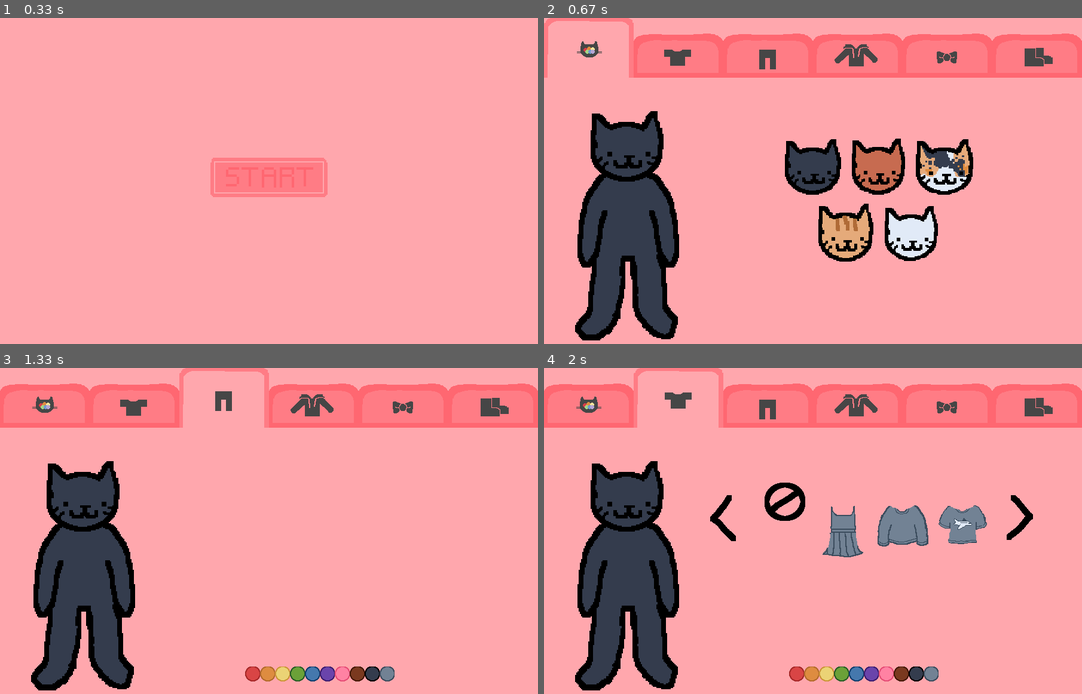
Above: before the commit, frames 1-4 (two rows, left to right).
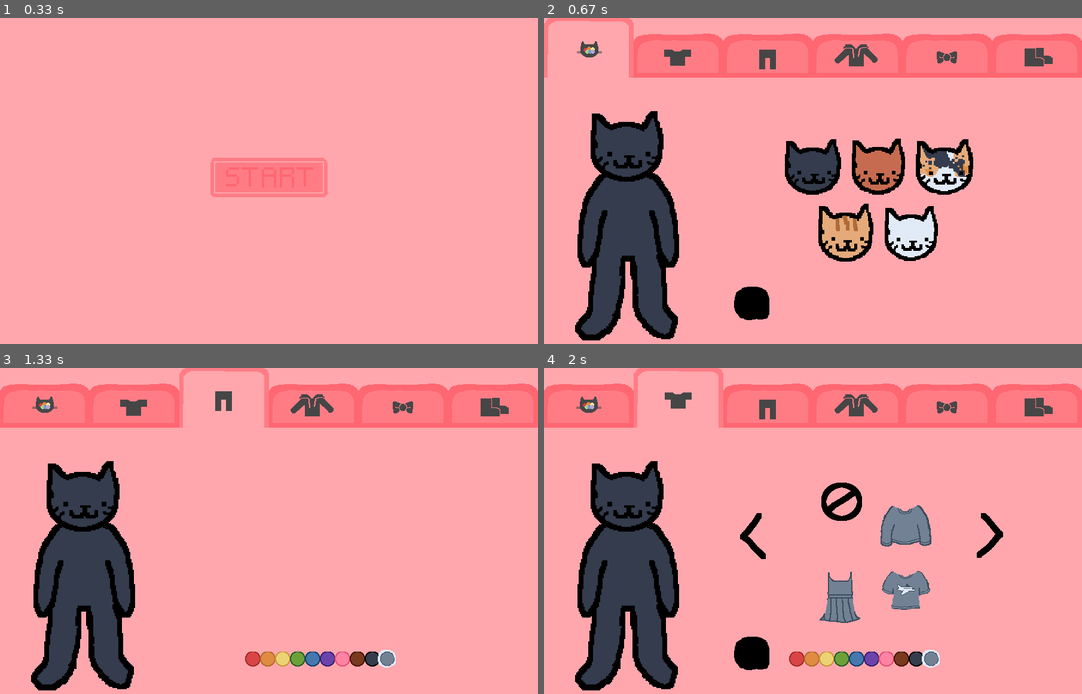
Above: after the commit, the same moments.

Repository: reddwryly/catDressUpPygame
Game: pygame game, started from main.py
The game is run twice, just before and just after one commit, with the same random seed, the same clock (stepped at 60 frames per second) and the same inputs.
Inputs (mouse positions are in pixels of both pictures, inside the frame that each line leads up to):
- Up to frame 1 (0.33 s): no input
- Up to frame 2 (0.67 s): click (813, 197) at 0.38 s
- Up to frame 3 (1.33 s): click (134, 397) at 0.72 s; click (225, 397) at 1.05 s
- Up to frame 4 (2 s): click (673, 413) at 1.38 s; click (753, 654) at 1.72 s

Frame 1 is identical in both runs. In frame 2, 0.6% of the frame differs, in the area x 35-42%, y 82-93%; in frame 3, 2.2%; in frame 4, 7.7%, in the area x 30-91%, y 35-97%.

Commit message:
SingleShuffleWorksAsIntended

Diff:
--- a/main.py
+++ b/main.py
@@ -64,6 +64,10 @@
 characterGreen = pygame.image.load(r'asset/character/0.png')
 characterPurple = pygame.image.load(r'asset/character/1.png')
 characterRed = pygame.image.load(r'asset/character/2.png')
+
+Shuffle = pygame.image.load(r'asset\button\select.png')
+
+colorSelected = pygame.image.load(r'asset\button\colorSelected.png')
 
 class Button:
     def __init__(self, x, y, image):
@@ -102,19 +106,19 @@
 ShoesTabSelectedB = Button(750,0, ShoesTabSelected)
 ShoesTabUnselectedB = Button(750,0, ShoesTabUnselected)
 
-leftArrowB =  Button(250,200, leftArrow)
-rightArrowB = Button(750,200, rightArrow)
-
-redSelectB = Button(410,500, redSelect)
-orangeSelectB = Button(435,500, orangeSelect)
-yellowSelectB = Button(460,500, yellowSelect)
-greenSelectB = Button(485,500, greenSelect)
-blueSelectB = Button(510,500, blueSelect)
-purpleSelectB = Button(535,500, purpleSelect)
-pinkSelectB = Button(560,500, pinkSelect)
-brownSelectB= Button(585,500, brownSelect)
-blackSelectB = Button(610,500, blackSelect)
-graySelectB = Button(635,500, graySelect)
+leftArrowB =  Button(300,230, leftArrow)
+rightArrowB = Button(700,230, rightArrow)
+
+redSelectB = Button(410,475, redSelect)
+orangeSelectB = Button(435,475, orangeSelect)
+yellowSelectB = Button(460,475, yellowSelect)
+greenSelectB = Button(485,475, greenSelect)
+blueSelectB = Button(510,475, blueSelect)
+purpleSelectB = Button(535,475, purpleSelect)
+pinkSelectB = Button(560,475, pinkSelect)
+brownSelectB= Button(585,475, brownSelect)
+blackSelectB = Button(610,475, blackSelect)
+graySelectB = Button(635,475, graySelect)
 
 blackCatSelectB = Button(400,200, blackCatSelect)
 brownCatSelectB = Button(510,200, brownCatSelect)
@@ -122,6 +126,8 @@
 orangeCatSelectB = Button(455,310, orangeCatSelect)
 whiteCatSelectB = Button(565,310, whiteCatSelect)
 
+ShuffleB = Button(300,430, Shuffle)
+
 class Start:
     def __init__(self, display, gameStateManager):
         self.display = display
@@ -145,12 +151,53 @@
     def draw(self):
         self.display.blit((pygame.transform.scale_by(self.gameStateManager.getShirtDraw(), 2)), (40, 150))
 
+class drawColorSelect:
+    def __init__(self, display, color, x):
+        self.display = display
+        self.color = color
+        self.x = x
+    def colorSelect(self):
+        if redSelectB.draw():
+            self.color = 0
+            self.x = 407
+        if orangeSelectB.draw():
+            self.color = 1
+            self.x = 432
+        if yellowSelectB.draw():
+            self.color = 2
+            self.x = 457
+        if greenSelectB.draw():
+            self.color = 3
+            self.x = 482
+        if blueSelectB.draw():
+            self.color = 4
+            self.x = 507
+        if purpleSelectB.draw():
+            self.color = 5
+            self.x = 532
+        if pinkSelectB.draw():
+            self.color = 6
+            self.x = 557
+        if brownSelectB.draw():
+            self.color = 7
+            self.x = 582
+        if blackSelectB.draw():
+            self.color = 8
+            self.x = 607
+        if graySelectB.draw():
+            self.color = 9
+            self.x = 632
+        self.display.blit(colorSelected, (self.x,472))
+
 class Color(drawCharacter):
-    def __init__(self, display, gameStateManager, characterDraw):
+    def __init__(self, display, gameStateManager, characterDraw, furcolor, furindex):
         super().__init__(display, characterDraw)
         self.gameStateManager = gameStateManager
         characterDraw = gameStateManager.getCharacterDraw()
-    def run(self):
+        self.furcolor = furcolor
+        self.furcolor = ['black', 'brown', 'calico', 'orange', 'white']
+        self.furindex = furindex
+    def navBar(self):
         ColorTabSelectedB.draw()
         if ShirtTabUnselectedB.draw():
             self.gameStateManager.setState('Shirt')
@@ -162,6 +209,7 @@
             self.gameStateManager.setState('Accessories')
         if ShoesTabUnselectedB.draw():
             self.gameStateManager.setState('Shoes')
+    def select(self):
         if blackCatSelectB.draw():
             self.gameStateManager.setCharacterDraw(pygame.image.load(r'asset/character/black.png'))
         if brownCatSelectB.draw():
@@ -172,29 +220,36 @@
             self.gameStateManager.setCharacterDraw(pygame.image.load(r'asset/character/orange.png'))
         if whiteCatSelectB.draw():
             self.gameStateManager.setCharacterDraw(pygame.image.load(r'asset/character/white.png'))
+    def singleShuffle(self):
+        if ShuffleB.draw():
+            self.furindex = random.randrange(0,(len(self.furcolor)))
+            self.gameStateManager.setCharacterDraw(pygame.image.load(r'asset/character/'+str(self.furcolor[self.furindex])+'.png'))
+    def run(self):
+        Color.navBar(self)
+        Color.select(self)
+        Color.singleShuffle(self)
         drawCharacter.draw(self)
         drawShirt.draw(self)
 
-
 class Shirt(Color, drawShirt):
-    def __init__(self, display, gameStateManager, shirtDraw, color, shirts, shirtSelect, shirtIndex1, shirtIndex2, shirtIndex3, shirtIndex4):
-        super().__init__(display, gameStateManager, shirtDraw)
+    def __init__(self, display, gameStateManager, shirtDraw, color, x, shirts, shirtSelect, shirtIndex1, shirtIndex2, shirtIndex3, shirtIndex4, furcolor, furindex):
+        super().__init__(display, gameStateManager, shirtDraw, furcolor, furindex)
         shirtDraw = gameStateManager.getCharacterDraw()
         self.color = color
+        self.x = x
+        self.x = 632
         self.color = 9
         self.shirts = shirts
-        # self.shirts = [r'asset\empty.png', r'asset/Shirts/shortdress/'+str(self.color)+'.png', r'asset/Shirts/longsleve/'+str(self.color)+'.png', r'asset\Shirts\plane/'+str(self.color)+'.png', r'asset\Shirts\tanktop/'+str(self.color)+'.png', r'asset\Shirts\tshirt/'+str(self.color)+'.png']
         self.shirtSelect = shirtSelect
-        # self.shirtSelect = [r'asset\button\no.png', r'asset/Shirts/shortdress/'+str(self.color)+'.png', r'asset/Shirts/longsleve/'+str(self.color)+'.png', r'asset\Shirts\plane/'+str(self.color)+'.png', r'asset\Shirts\tanktop/'+str(self.color)+'.png', r'asset\Shirts\tshirt/'+str(self.color)+'.png']
         self.shirtIndex1 = shirtIndex1
         self.shirtIndex1 = 0
         self.shirtIndex2 = shirtIndex2
-        self.shirtIndex2 = 1
+        self.shirtIndex2 = 2
         self.shirtIndex3 = shirtIndex3
-        self.shirtIndex3 = 2
+        self.shirtIndex3 = 1
         self.shirtIndex4 = shirtIndex4
         self.shirtIndex4 = 3
-    def run(self):
+    def navBar(self):
         ShirtTabSelectedB.draw()
         if ColorTabUnselectedB.draw():
             self.gameStateManager.setState('Color')
@@ -206,70 +261,51 @@
             self.gameStateManager.setState('Accessories')
         if ShoesTabUnselectedB.draw():
             self.gameStateManager.setState('Shoes')
-        if redSelectB.draw():
-            self.color = 0
-        if orangeSelectB.draw():
-            self.color = 1
-        if yellowSelectB.draw():
-            self.color = 2
-        if greenSelectB.draw():
-            self.color = 3
-        if blueSelectB.draw():
-            self.color = 4
-        if purpleSelectB.draw():
-            self.color = 5
-        if pinkSelectB.draw():
-            self.color = 6
-        if brownSelectB.draw():
-            self.color = 7
-        if blackSelectB.draw():
-            self.color = 8
-        if graySelectB.draw():
-            self.color = 9
+    def arrowButtons(self):
         self.shirts = [r'asset\empty.png', r'asset/Shirts/shortdress/'+str(self.color)+'.png', r'asset/Shirts/longsleve/'+str(self.color)+'.png', r'asset\Shirts\plane/'+str(self.color)+'.png', r'asset\Shirts\tanktop/'+str(self.color)+'.png', r'asset\Shirts\tshirt/'+str(self.color)+'.png']
         self.shirtSelect = [r'asset\button\no.png', r'asset/Shirts/shortdress/'+str(self.color)+'.png', r'asset/Shirts/longsleve/'+str(self.color)+'.png', r'asset\Shirts\plane/'+str(self.color)+'.png', r'asset\Shirts\tanktop/'+str(self.color)+'.png', r'asset\Shirts\tshirt/'+str(self.color)+'.png']
         if rightArrowB.draw():
-            if self.shirtIndex1 < len(self.shirts) - 1:
-                self.shirtIndex1 += 1
+            if self.shirtIndex1 < len(self.shirts) - 3:
+                self.shirtIndex1 += 2
             else:
                 self.shirtIndex1 = 0
-            if self.shirtIndex2 < len(self.shirts) - 1:
-                self.shirtIndex2 += 1
+            if self.shirtIndex2 < len(self.shirts) - 3:
+                self.shirtIndex2 += 2
             else:
                 self.shirtIndex2 = 0
-            if self.shirtIndex3 < len(self.shirts) - 1:
-                self.shirtIndex3 += 1
-            else:
-                self.shirtIndex3 = 0
-            if self.shirtIndex4 < len(self.shirts) - 1:
-                self.shirtIndex4 += 1
-            else:
-                self.shirtIndex4 = 0
+            if self.shirtIndex3 < len(self.shirts) - 2:
+                self.shirtIndex3 += 2
+            else:
+                self.shirtIndex3 = 1
+            if self.shirtIndex4 < len(self.shirts) - 2:
+                self.shirtIndex4 += 2
+            else:
+                self.shirtIndex4 = 1
         if leftArrowB.draw():
             if self.shirtIndex1 > 0:
-                self.shirtIndex1 -= 1
+                self.shirtIndex1 -= 2
             else:
                 self.shirtIndex1 = len(self.shirts) - 1
             if self.shirtIndex2 > 0:
-                self.shirtIndex2 -= 1
+                self.shirtIndex2 -= 2
             else:
                 self.shirtIndex2 = len(self.shirts) - 1
             if self.shirtIndex3 > 0:
-                self.shirtIndex3 -= 1
+                self.shirtIndex3 -= 2
             else:
                 self.shirtIndex3 = len(self.shirts) - 1
             if self.shirtIndex4 > 0:
-                self.shirtIndex4 -= 1
+                self.shirtIndex4 -= 2
             else:
                 self.shirtIndex4 = len(self.shirts) - 1
         shirtBlit1 = pygame.image.load(self.shirtSelect[self.shirtIndex1])
         shirtBlit2 = pygame.image.load(self.shirtSelect[self.shirtIndex2])
         shirtBlit3 = pygame.image.load(self.shirtSelect[self.shirtIndex3])
         shirtBlit4 = pygame.image.load(self.shirtSelect[self.shirtIndex4])
-        shirtBlit1B = Button(350,175, shirtBlit1)
-        shirtBlit2B = Button(450,175, shirtBlit2)
-        shirtBlit3B = Button(550,175, shirtBlit3)
-        shirtBlit4B = Button(650,175, shirtBlit4)
+        shirtBlit1B = Button(445,175, shirtBlit1)
+        shirtBlit2B = Button(555,175, shirtBlit2)
+        shirtBlit3B = Button(445,285, shirtBlit3)
+        shirtBlit4B = Button(555,285, shirtBlit4)
         if shirtBlit1B.draw():
             self.gameStateManager.setShirtDraw(pygame.image.load(self.shirts[self.shirtIndex1]))
         if shirtBlit2B.draw():
@@ -278,14 +314,27 @@
             self.gameStateManager.setShirtDraw(pygame.image.load(self.shirts[self.shirtIndex3]))
         if shirtBlit4B.draw():
             self.gameStateManager.setShirtDraw(pygame.image.load(self.shirts[self.shirtIndex4]))
+    def singleShuffle(self):
+        if ShuffleB.draw():
+            self.randomColor = random.randint(0,9)
+            self.shirtPaths = [path.replace(str(self.color), str(self.randomColor)) for path in self.shirts]
+            self.random = random.randint(0,len(self.shirts)-1)
+            self.gameStateManager.setShirtDraw(pygame.image.load(self.shirtPaths[self.random]))
+
+    def run(self):
+        Shirt.navBar(self)
+        Shirt.arrowButtons(self)
+        drawColorSelect.colorSelect(self)
+        Shirt.singleShuffle(self)
+        Shirt.arrowButtons(self)
         drawCharacter.draw(self)
         drawShirt.draw(self)
 
 class Pants(Shirt):
-    def __init__(self, display, gameStateManager, shirtDraw, color, shirts, shirtSelect, shirtIndex1, shirtIndex2, shirtIndex3, shirtIndex4):
-        super().__init__(display, gameStateManager, shirtDraw, color, shirts, shirtSelect, shirtIndex1, shirtIndex2, shirtIndex3, shirtIndex4)
+    def __init__(self, display, gameStateManager, shirtDraw, color, x, shirts, shirtSelect, shirtIndex1, shirtIndex2, shirtIndex3, shirtIndex4, furcolor, furindex):
+        super().__init__(display, gameStateManager, shirtDraw, color, x, shirts, shirtSelect, shirtIndex1, shirtIndex2, shirtIndex3, shirtIndex4, furcolor, furindex)
         shirtDraw = gameStateManager.getShirtDraw()
-    def run(self):
+    def navBar(self):
         PantsTabSelectedB.draw()
         if ColorTabUnselectedB.draw():
             self.gameStateManager.setState('Color')
@@ -297,26 +346,9 @@
             self.gameStateManager.setState('Accessories')
         if ShoesTabUnselectedB.draw():
             self.gameStateManager.setState('Shoes')
-        if redSelectB.draw():
-            self.color = 0
-        if orangeSelectB.draw():
-            self.color = 1
-        if yellowSelectB.draw():
-            self.color = 2
-        if greenSelectB.draw():
-            self.color = 3
-        if blueSelectB.draw():
-            self.color = 4
-        if purpleSelectB.draw():
-            self.color = 5
-        if pinkSelectB.draw():
-            self.color = 6
-        if brownSelectB.draw():
-            self.color = 7
-        if blackSelectB.draw():
-            self.color = 8
-        if graySelectB.draw():
-            self.color = 9
+    def run(self):
+        Pants.navBar(self)
+        drawColorSelect.colorSelect(self)
         drawCharacter.draw(self)
         drawShirt.draw(self)
 
@@ -399,6 +431,8 @@
 
         self.characterDraw = blackCat
         self.shirtDraw = shirtPickerGreen
+        self.furcolor = []
+        self.furindex = []
         self.color = 9
         self.shirts = []
         self.shirtSelect = []
@@ -406,12 +440,13 @@
         self.shirtIndex2 = 1
         self.shirtIndex3 = 2
         self.shirtIndex4 = 3
+        self.x = 632
         self.gameStateManager = GameStateManager('start')
 
         self.start = Start(self.screen, self.gameStateManager)
-        self.Color = Color(self.screen, self.gameStateManager, self.characterDraw)
-        self.Shirt = Shirt(self.screen, self.gameStateManager, self.shirtDraw, self.color, self.shirts, self.shirtSelect, self.shirtIndex1, self.shirtIndex2, self.shirtIndex3, self.shirtIndex4)
-        self.Pants = Pants(self.screen, self.gameStateManager, self.shirtDraw, self.color, self.shirts, self.shirtSelect, self.shirtIndex1, self.shirtIndex2, self.shirtIndex3, self.shirtIndex4)
+        self.Color = Color(self.screen, self.gameStateManager, self.characterDraw, self.furcolor, self.furindex)
+        self.Shirt = Shirt(self.screen, self.gameStateManager, self.shirtDraw, self.color, self.x, self.shirts, self.shirtSelect, self.shirtIndex1, self.shirtIndex2, self.shirtIndex3, self.shirtIndex4, self.furcolor, self.furindex)
+        self.Pants = Pants(self.screen, self.gameStateManager, self.shirtDraw, self.color, self.x, self.shirts, self.shirtSelect, self.shirtIndex1, self.shirtIndex2, self.shirtIndex3, self.shirtIndex4, self.furcolor, self.furindex)
         self.Sweater = Sweater(self.screen, self.gameStateManager)
         self.Accessories = Accessories(self.screen, self.gameStateManager)
         self.Shoes = Shoes(self.screen, self.gameStateManager)
--- a/test.py
+++ /dev/null
@@ -1,4 +0,0 @@
-color = 10
-shirtSelect = [r'asset\button\no.png', r'asset/Shirts/plane/'+str(color) + r'.png', r'asset/Shirts/tshirt/'+ str(color) + r'.png', r'asset/Shirts/longsleve/'+str(color)+r'.png', r'asset/Shirts/tanktop/'+str(color)+r'.png', r'asset/Shirts/shortdress/'+str(color)+r'.png']
-for i in shirtSelect:
-    print(i)
Binary file added: asset/button/colorSelected.png
